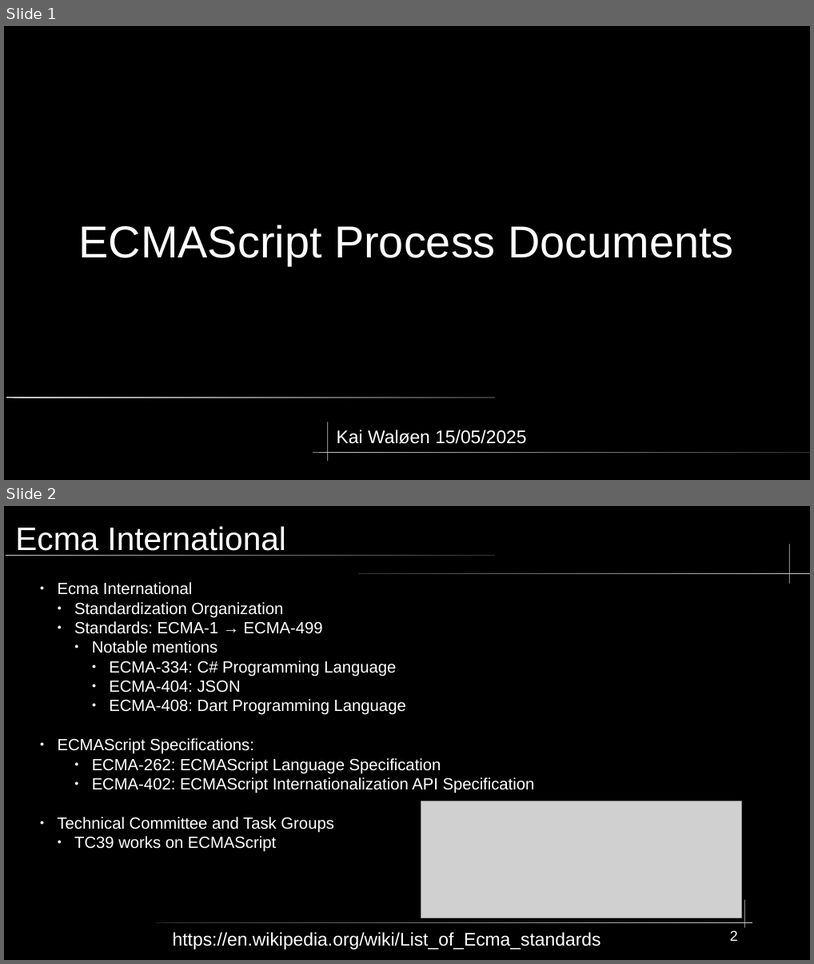
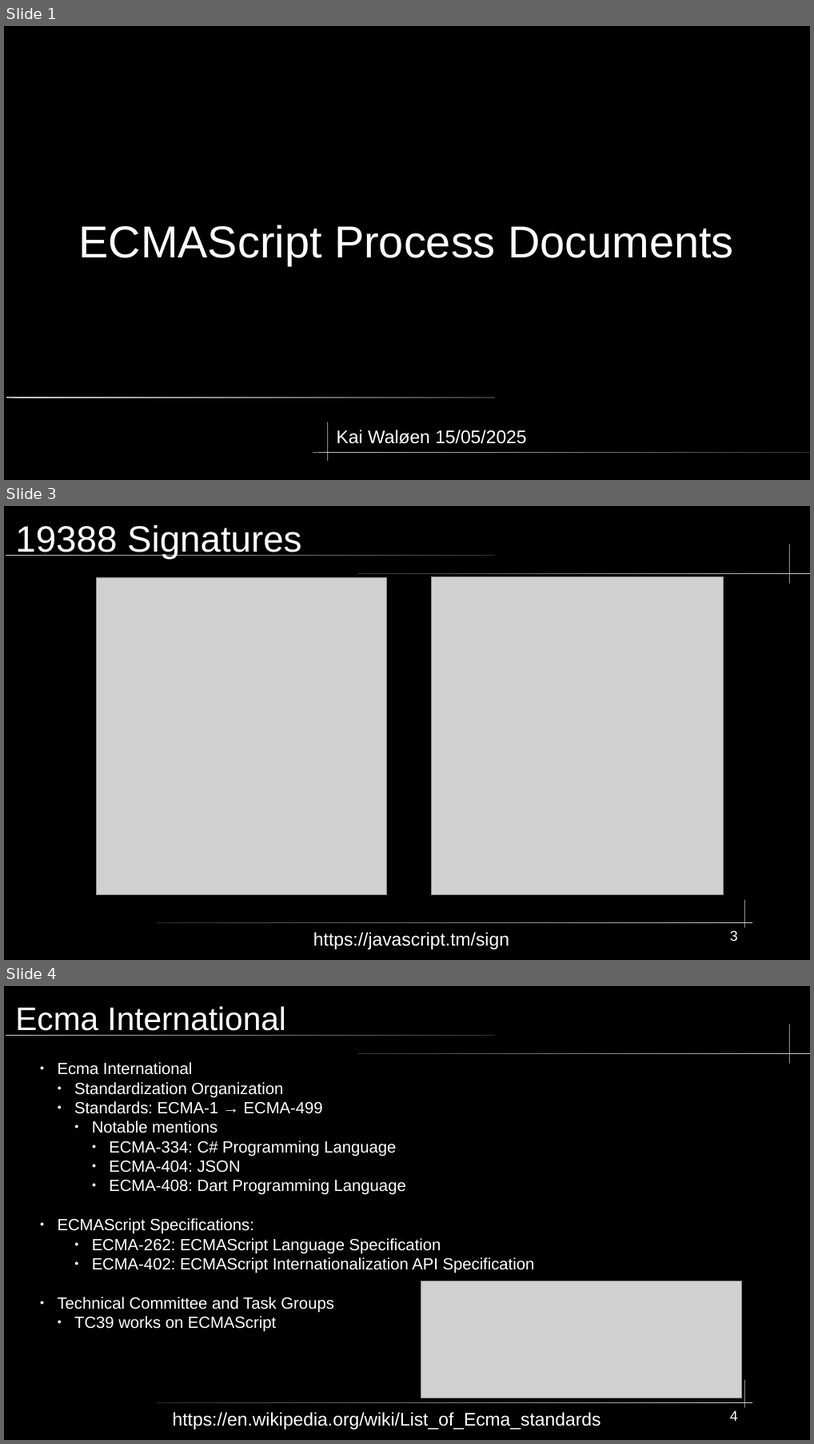
Before and after one commit to KWaloen/tc39_proposals_project, a slide deck: Data Analysis/Presentation/TC39 Process Documents.odp. Shown one above the other, each under a label of ours: slides 1 and 2 before the commit, slides 1, 3 and 4 after it; the slides between them are not shown. The pictures are 814x964 and 814x1444 pixels, drawn with LibreOffice and Linux fonts; fonts in the diff are those of the drawing; grey boxes stand for pictures. Boxes give left, top, right and bottom in pixels: in the first picture for what was removed or moved away, otherwise in the second. Text is boxed around its words. In the diff, an @@ line names an element or a change of style, - is before the commit and + after.

```diff
--- a/Data Analysis/Presentation/TC39 Process Documents.odp
+++ b/Data Analysis/Presentation/TC39 Process Documents.odp
@@ slide 3 added at box(4, 506, 810, 960), background #000000; not listed: 5 template elements that a slide beside it also shows @@
@@ title added at box(15, 525, 302, 560), 36 pt, text #FFFFFF @@
+19388 Signatures
@@ picture added at box(432, 576, 724, 895) @@
@@ picture added at box(96, 578, 386, 895) @@
@@ text added at box(314, 932, 510, 949), 18 pt, text #FFFFFF @@
+https://javascript.tm/sign
@@ page number added at box(730, 930, 738, 940), 14 pt, text #FFFFFF @@
+3
@@ what was slide 2 is now slide 4 @@
@@ page number at box(730, 1410, 738, 1420): text changed @@
-2
+4
```
Also in this commit, not shown: 2 slides changed, 1 other slide added, 1 slide removed.
